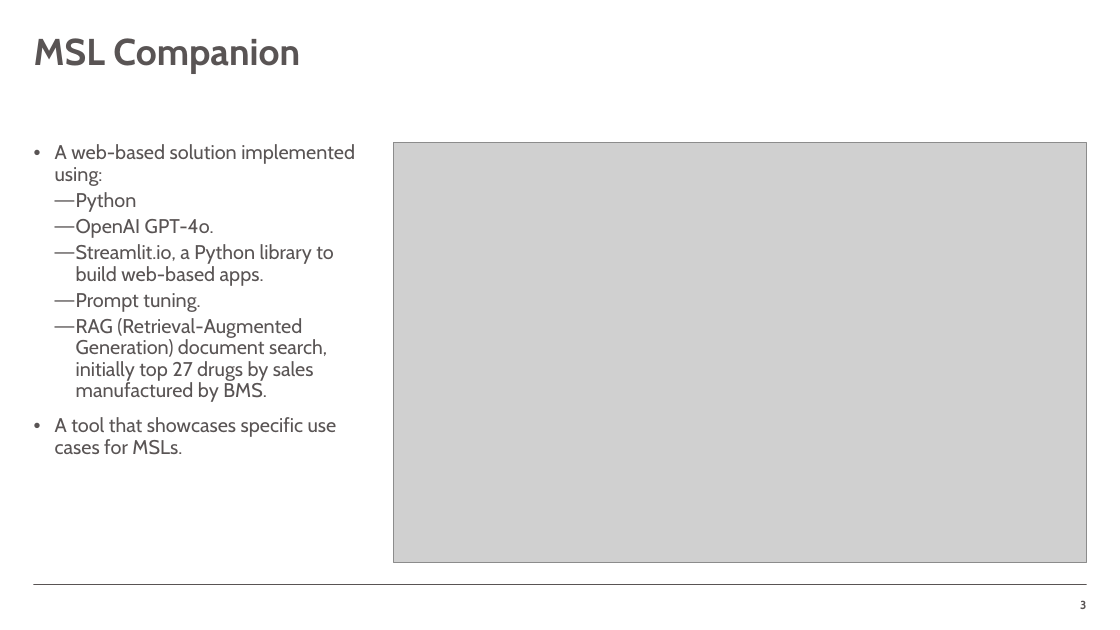
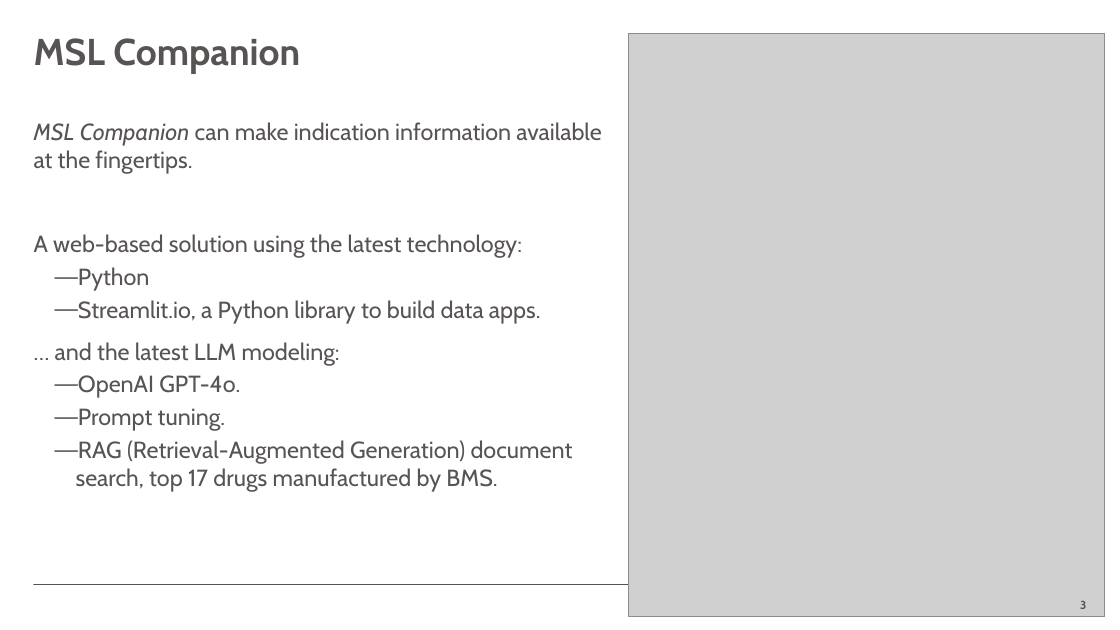
Before and after one commit to jcdlg/document-qa, a slide deck: slide 3 of ppt/msl-companion.pptx. Drawn at 1120x630 pixels with LibreOffice and Linux fonts; fonts in the diff are those of the drawing; grey boxes stand for pictures; background and template pictures are left out. Boxes give left, top, right and bottom in pixels: in the first picture for what was removed or moved away, otherwise in the second. Text is boxed around its words. In the diff, an @@ line names an element or a change of style, - is before the commit and + after.

```diff
--- a/ppt/msl-companion.pptx
+++ b/ppt/msl-companion.pptx
@@ picture: place and size @@
-picture at [394, 143, 1087, 563]
+picture at [628, 34, 1106, 617]
@@ text "MSL Companion can make indication ...": place and size @@
-text "MSL Companion can make indication ..." at [55, 144, 355, 455]
+text "MSL Companion can make indication ..." at [34, 122, 601, 492]
@@ text at [34, 122, 601, 258]: text changed; size 17 to 20 pt @@
-• A web-based solution implemented using:
+MSL Companion can make indication information available at the fingertips.
+A web-based solution using the latest technology:
@@ text at [76, 244, 334, 286]: paragraph removed @@
-  — Streamlit.io, a Python library to build web-based apps.
@@ text at [78, 267, 240, 431]: size 17 to 20 pt in "Python", "OpenAI GPT-4o.", "Prompt tuning."; line spacing 0.9 to 1 @@
@@ text at [55, 300, 541, 366]: paragraphs added @@
+  — Streamlit.io, a Python library to build data apps.
+… and the latest LLM modeling:
@@ text at [76, 440, 573, 492]: text changed; size 17 to 20 pt @@
-  — RAG (Retrieval-Augmented Generation) document search, initially top 27 drugs by sales manufactured by BMS.
-• A tool that showcases specific use cases for MSLs.
+  — RAG (Retrieval-Augmented Generation) document search, top 17 drugs manufactured by BMS.
```
Also in this commit, not shown: 1 other slide changed, 4 slides added, 1 slide removed, 4 other files.
